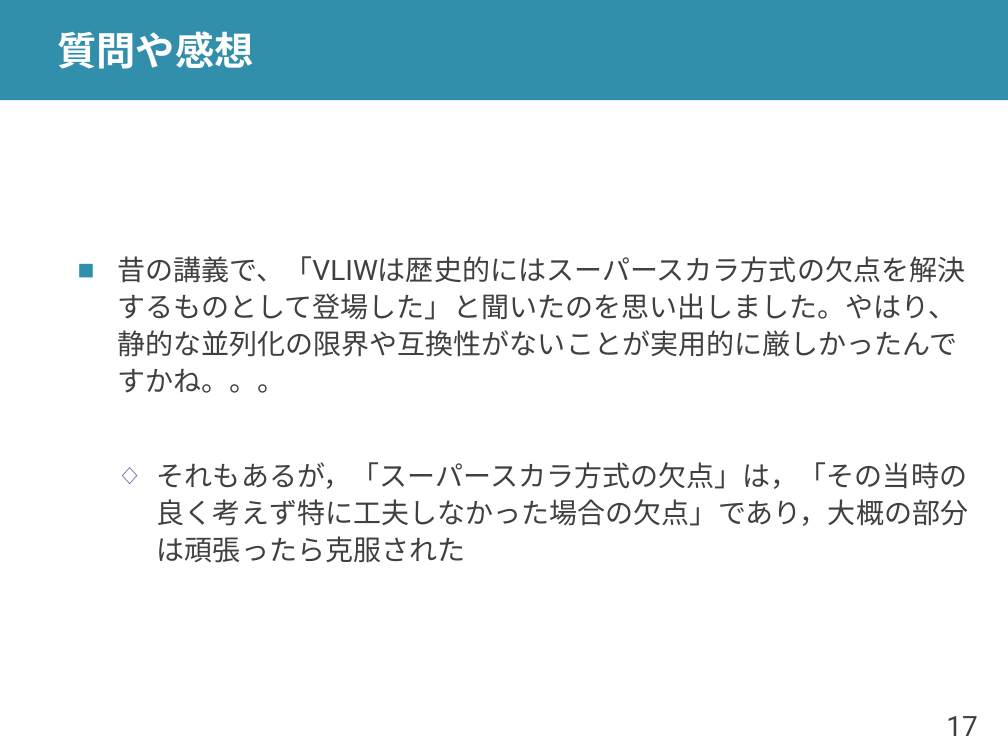
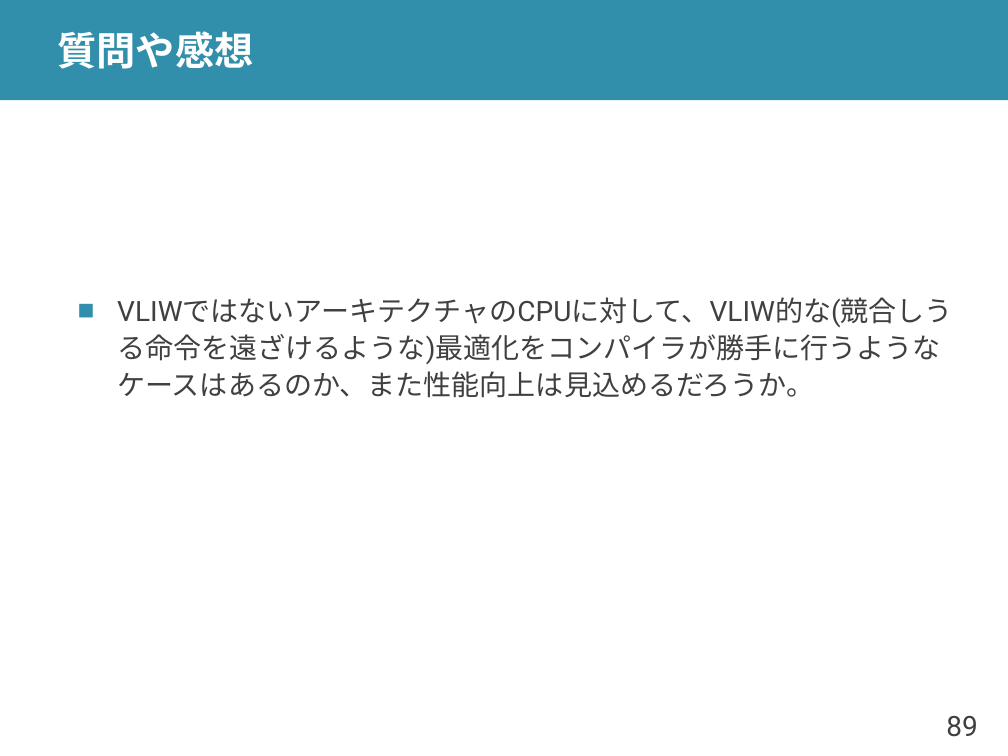
Before and after one commit to shioyadan/advanced-computer-organization, a slide deck: slide 89 of aco-shioya-09.pptx (slide 17 before the commit). Drawn at 1008x756 pixels with LibreOffice and Linux fonts; fonts in the diff are those of the drawing. Boxes give left, top, right and bottom in pixels: in the first picture for what was removed or moved away, otherwise in the second. Text is boxed around its words. In the diff, an @@ line names an element or a change of style, - is before the commit and + after.

```diff
--- a/aco-shioya-09.pptx
+++ b/aco-shioya-09.pptx
@@ text at box(117, 297, 953, 398): text changed @@
-■ 昔の講義で、「VLIWは歴史的にはスーパースカラ方式の欠点を解決するものとして登場した」と聞いたのを思い出しました。やはり、静的な並列化の限界や互換性がないことが実用的に厳しかったんですかね。。。
-  ◇ それもあるが，「スーパースカラ方式の欠点」は，「その当時の良く考えず特に工夫しなかった場合の欠点」であり，大概の部分は頑張ったら克服された
+■ VLIWではないアーキテクチャのCPUに対して、VLIW的な(競合しうる命令を遠ざけるような)最適化をコンパイラが勝手に行うようなケースはあるのか、また性能向上は見込めるだろうか。
@@ page number at box(946, 716, 977, 737): text changed @@
-17
+89
```
Also in this commit, not shown: 27 other slides changed, 2 slides added, 8 slides removed, 1 other file.
